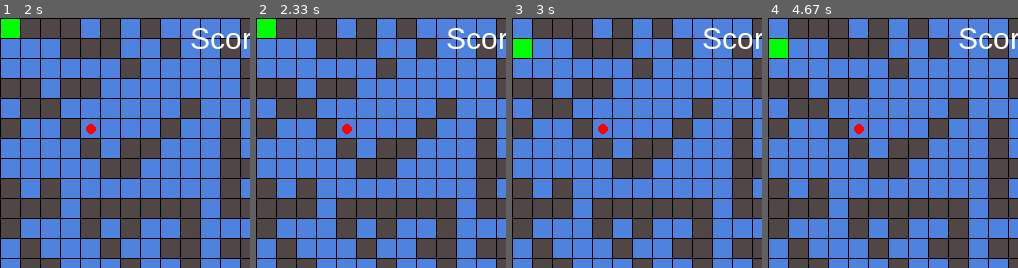
Above: before the commit, frames 1-4 (left to right).
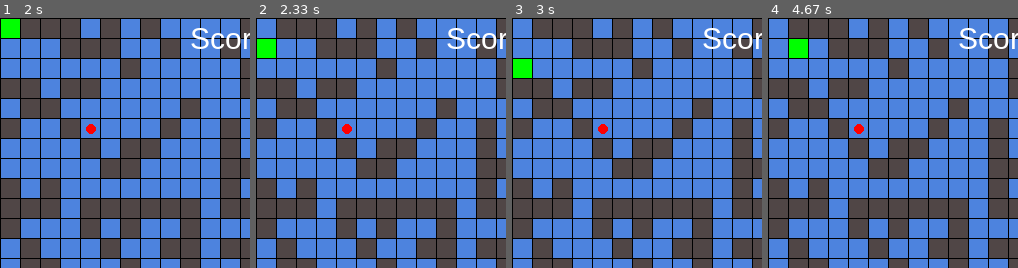
Above: after the commit, the same moments.

Repository: WallAshing/Pygame_labyrith
Game: pygame game, started from main.py
The game is run twice, just before and just after one commit, with the same random seed, the same clock (stepped at 60 frames per second) and the same inputs.
Inputs:
- Up to frame 1 (2 s): tap S at 0.33 s; hold Right 0.67-1.13 s; hold Up 1.17-1.47 s; hold Right 1.5-1.97 s
- Up to frame 2 (2.33 s): tap S at 2 s
- Up to frame 3 (3 s): hold Left 2.33-2.87 s; hold Down from 2.9 s (still down)
- Up to frame 4 (4.67 s): release Down at 3.2 s; hold Left 3.23-3.63 s; hold Up 3.67-4.03 s; hold Right from 4.07 s (still down)
The pictures show only the part of the screen within x 0-50%, y 0-50%; the shares and areas given below are measured in that part.

Frame 1 is identical in both runs. In frame 2, 1.2% of the frame differs, in the area x 0-8%, y 0-16%; in frame 3, 1.2%; in frame 4, 1.2%.

Commit message:
map cleaning + decreased movement cooldown for the player

Diff:
--- a/Map/createNewMap.py
+++ b/Map/createNewMap.py
@@ -19,21 +19,15 @@
 			self.currentMap.append([])
 			for j in range(self.variable.mapSize) :
 				oneToFour = random.randint(1, (self.probability))
-				if i == 0 and j == 0 : 									# Player spawn
+				if i == 0 and j == 0 :
 					self.currentMap[i].append(0)
-					print("Spawn created !")
-				elif i == (self.variable.mapSize - 1) and j == 0 : 		# Enemy spawn
+				elif i == (self.variable.mapSize - 1) and j == 0 :
 					self.currentMap[i].append(0)
-					print("Enemy spawn created !")
-				elif oneToFour < math.floor(self.probability * 0.35) :	# Wall spawn
+				elif oneToFour < math.floor(self.probability * 0.35) :
 					self.currentMap[i].append(1)
 				elif i == (self.variable.mapSize - 1) and j == (self.variable.mapSize - 1) and self.variable.keyNumber > 0 :	# Key spawn
 					self.currentMap[i].append(2)
 					self.variable.keyNumber -= 1
-
-				# elif oneToFour == 150 and self.variable.keyNumber > 0 :
-				# 	self.currentMap[i].append(2)
-				# 	self.variable.keyNumber -= 1
 				else :
 					self.currentMap[i].append(0)
 					self.spawnableCaseList.append((i, j))
--- a/Map/items.py
+++ b/Map/items.py
@@ -1,7 +1,5 @@
 import pygame
 import random
-
-from Map.createNewMap import createNewMap
 
 class Items :
     def __init__(self, ecran, variables, createNewMap) :
--- a/Map/mapChecker.py
+++ b/Map/mapChecker.py
@@ -35,7 +35,6 @@
                 del self.boxToCheck[0]
 
             else :
-                # self.variable.
                 self.boxToCheck.clear()
                 self.checkedBox.clear()
                 return
--- a/Player/player.py
+++ b/Player/player.py
@@ -11,7 +11,7 @@
         self.casepos = [0, 0]
         self.vivant = True
         self.win = False
-        self.moveCooldown = 150
+        self.moveCooldown = 50
         self.index = 0
         self.holdDirection = {
             "LEFT"  : False,
